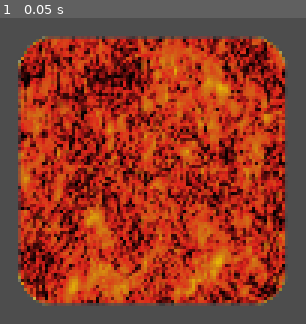
Above: before the commit, frame 1.
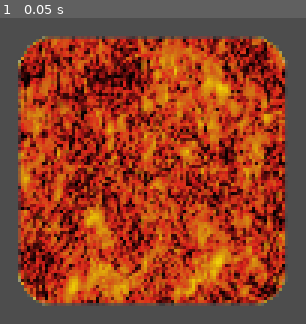
Above: after the commit, the same moment.

Repository: SytonK/shaders
Game: Godot game, scene res://src/fire shader/fire_shader.tscn
Same seed, same stepped clock (60 frames per second), same inputs: the game is played once before the commit and once after it. The project has no main scene, so this scene is started directly. The engine's default icon, where the game draws it, is replaced by a stand-in: a white triangle on a blue panel in a dark square.
Inputs:
- Up to frame 1 (0.05 s): no input

The runs differ from the first frame. In frame 1, 5.8% of the frame differs, in the area x 5-94%, y 6-94%.

Commit message:
add intencity input

Diff:
--- a/src/fire shader/fire_gradiant.tres
+++ b/src/fire shader/fire_gradiant.tres
@@ -1,7 +1,7 @@
 [gd_resource type="GradientTexture1D" load_steps=2 format=3 uid="uid://dqe0laph062br"]
 
 [sub_resource type="Gradient" id="Gradient_y7s5x"]
-offsets = PackedFloat32Array(0.00574713, 0.304598, 0.471264, 0.689655, 0.925287, 1)
+offsets = PackedFloat32Array(0.00574713, 0.245902, 0.54918, 0.754098, 0.92623, 1)
 colors = PackedColorArray(0, 0, 0, 0, 1, 1, 0.682353, 1, 0.941176, 0.815686, 0.0156863, 1, 0.812591, 0.452121, 0.0880264, 1, 0.886275, 0.113725, 0.113725, 1, 0, 0, 0, 1)
 
 [resource]
--- a/src/fire shader/fire_shader.gdshader
+++ b/src/fire shader/fire_shader.gdshader
@@ -2,11 +2,12 @@
 
 uniform sampler2D noise_pattern;
 uniform sampler2D tone_mapping;
+uniform float base_intensity: hint_range(0.0, 0.5) = 0.0;
 
 void fragment() {
 	float texure_alpha = texture(TEXTURE, UV).a;
 	float pattern_intensity = texture(noise_pattern, UV).r;
-	float intensity = texure_alpha * pattern_intensity;
+	float intensity = texure_alpha * pattern_intensity + base_intensity;
 
 	COLOR = texture(tone_mapping, vec2(intensity));
 }
--- a/src/fire shader/fire_shader.tscn
+++ b/src/fire shader/fire_shader.tscn
@@ -7,6 +7,7 @@
 
 [sub_resource type="ShaderMaterial" id="ShaderMaterial_8wj2j"]
 shader = ExtResource("1_yk3wv")
+shader_parameter/base_intensity = 0.0
 shader_parameter/noise_pattern = ExtResource("2_t57q0")
 shader_parameter/tone_mapping = ExtResource("3_8po0o")
 
